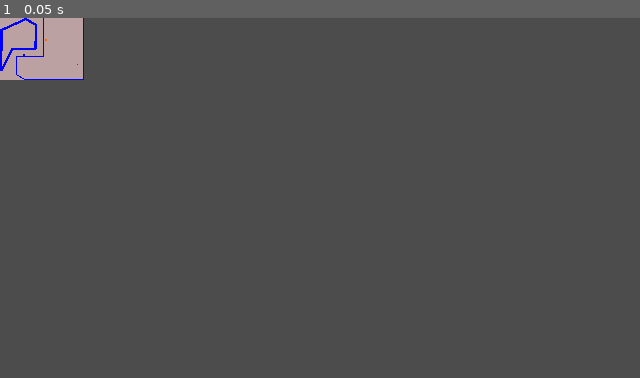
Above: before the commit, frame 1.
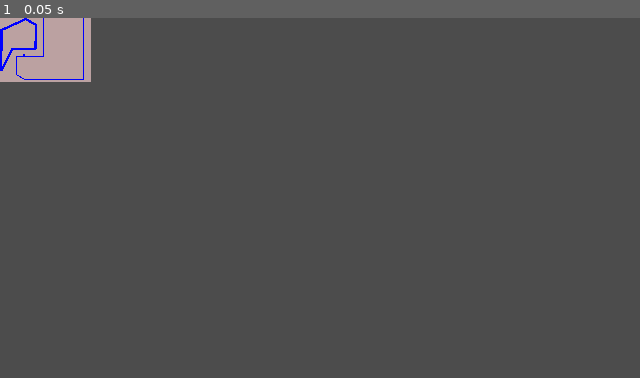
Above: after the commit, the same moment.

Repository: pixelriot/SVG2Godot
Game: Godot game, scene res://Main.tscn
Two runs of this game, one before a commit and one after it. Both use one fixed random seed, a clock stepped at 60 frames per second and the inputs below.
Inputs:
- Up to frame 1 (0.05 s): no input

The runs differ from the first frame. In frame 1, 0.3% of the frame differs, in the area x 0-15%, y 0-18%.

Commit message:
added option to use Path2D node for C-paths.

Diff:
--- a/Main.tscn
+++ b/Main.tscn
@@ -24,73 +24,55 @@
 }
 
 [node name="rect2824-7-9" type="ColorRect" parent="g4651/CC3_Floor1-3"]
-margin_left = 134.865
-margin_top = -14.1226
-margin_right = 225.436
-margin_bottom = 115.274
+margin_left = 142.015
+margin_top = -11.5819
+margin_right = 232.586
+margin_bottom = 117.815
 color = Color( 1, 0.835294, 0.835294, 0.621495 )
 
 [node name="rect2828-2-7" type="ColorRect" parent="g4651/CC3_Floor1-3"]
-margin_left = 209.317
-margin_top = 50.3286
-margin_right = 210.669
-margin_bottom = 51.9445
+margin_left = 199.12
+margin_top = 24.3023
+margin_right = 208.12
+margin_bottom = 35.0608
 color = Color( 1, 1, 0, 1 )
-
-[node name="rect2832-8-1" type="ColorRect" parent="g4651/CC3_Floor1-3"]
-margin_left = 189.12
-margin_top = 76.8306
-margin_right = 190.535
-margin_bottom = 78.7354
-color = Color( 1, 0.4, 0, 1 )
-
-[node name="rect2834-7-8" type="ColorRect" parent="g4651/CC3_Floor1-3"]
-margin_left = 219.444
-margin_top = 100.438
-margin_right = 220.859
-margin_bottom = 101.853
-color = Color( 1, 0, 0, 1 )
 
 [node name="polygon4236-5_0" type="Line2D" parent="g4651/CC3_Floor1-3"]
 points = PoolVector2Array( 217.46, -14.1226, 225.436, 7.93219, 225.436, 115.274, 169.608, 115.274, 161.633, 110.554, 161.633, 93.6963, 167.922, 93.6963, 167.922, 90.8497 )
 width = 1.00914
 default_color = Color( 0, 0, 1, 1 )
-texture_mode = 235182592
 
 [node name="polygon4236-5_1" type="Line2D" parent="g4651/CC3_Floor1-3"]
 points = PoolVector2Array( 169.179, 90.8497, 169.179, 93.6963, 186.969, 93.6963, 186.822, 0.42126, 185.499, 0.42126 )
 width = 1.00914
 default_color = Color( 0, 0, 1, 1 )
-texture_mode = 1869375008
 
 [node name="polygon4236-5_2" type="Line2D" parent="g4651/CC3_Floor1-3"]
 points = PoolVector2Array( 185.499, -1.41232, 186.819, -1.41232, 186.799, -14.1227, 217.46, -14.1227 )
 width = 1.00914
 default_color = Color( 0, 0, 1, 1 )
-texture_mode = 1931489056
 
 [node name="rect6846-3" type="ColorRect" parent="g4651/CC3_Floor1-3"]
-margin_left = 209.317
-margin_top = 7.18921
-margin_right = 210.669
-margin_bottom = 8.80513
+margin_left = 201.357
+margin_top = 8.43906
+margin_right = 209.415
+margin_bottom = 18.0721
 color = Color( 1, 0, 0, 1 )
 
 [node name="rect2700-5" type="ColorRect" parent="g4651/CC3_Floor1-3"]
-margin_left = 187.633
-margin_top = 26.1849
-margin_right = 188.985
-margin_bottom = 27.8009
+margin_left = 189.758
+margin_top = 18.4302
+margin_right = 197.33
+margin_bottom = 27.4822
 color = Color( 0, 0.501961, 0, 1 )
 
 [node name="path4669_0_stroke" type="Line2D" parent="g4651/CC3_Floor1-3"]
 points = PoolVector2Array( 170.432, 57.5659, 147.315, 68.0875, 146.931, 106.933, 157.499, 86.0199, 179.543, 86.1276, 180.417, 63.3023, 170.432, 57.5659 )
 width = 2.20019
 default_color = Color( 0, 0, 1, 1 )
-texture_mode = 229064400
 
 [node name="path4671_0" type="Polygon2D" parent="g4651/CC3_Floor1-3"]
-position = Vector2( 206.295, 23.9883 )
+position = Vector2( 210.172, 24.0945 )
 rotation = 0.830595
 scale = Vector2( 0.154501, 0.156554 )
 color = Color( 1, 0.4, 0, 1 )
@@ -110,3 +92,8 @@
 [node name="path3009_1" type="Polygon2D" parent="g4651/CC3_Floor1-3"]
 color = Color( 0.870588, 0, 0, 1 )
 polygon = PoolVector2Array( 150.106, -6.36033, 152.55, -3.91615, 150.106, -1.47196, 147.662, -3.91615, 150.106, -6.36033 )
+
+[node name="path4553_0" type="Line2D" parent="g4651/CC3_Floor1-3"]
+points = PoolVector2Array( 145.489, 58.2728, 145.938, 47.1968, 153.855, 47.3311, 148.611, 37.1331 )
+width = 0.756857
+default_color = Color( 0, 1, 0, 1 )
--- a/SVGParser.gd
+++ b/SVGParser.gd
@@ -4,6 +4,7 @@
 SVG PARSER
 """
 var file_path = "res://files/map01.svg"
+var use_path2d = false #true to deploy Path2D for vector paths
 
 var xml_data = XMLParser.new()
 var root_node : Node
@@ -134,6 +135,7 @@
 	for string_array in string_arrays:
 		var cursor = Vector2.ZERO
 		var points : PoolVector2Array
+		var curve = Curve2D.new()
 		string_array_count += 1
 
 		for i in string_array.size()-1:
@@ -147,6 +149,9 @@
 					while string_array[i+1].is_valid_float():
 						cursor = Vector2(float(string_array[i+1]), float(string_array[i+2]))
 						points.append(cursor)
+
+						curve.add_point(Vector2(float(string_array[i+1]), float(string_array[i+2])))
+
 						i += 2
 				"v":
 					while string_array[i+1].is_valid_float():
@@ -186,8 +191,13 @@
 						i += 6
 				"C":
 					while (string_array.size() > i + 6 and string_array[i+1].is_valid_float()):
+						var controll_point_in = Vector2(float(string_array[i+5]), float(string_array[i+6])) - cursor
 						cursor = Vector2(float(string_array[i+5]), float(string_array[i+6]))
 						points.append(cursor)
+						curve.add_point(	cursor,
+											-cursor + Vector2(float(string_array[i+3]), float(string_array[i+4])),
+											cursor - Vector2(float(string_array[i+3]), float(string_array[i+4]))
+										)
 						i += 6
 				"s":
 					while string_array[i+1].is_valid_float():
@@ -200,7 +210,14 @@
 						points.append(cursor)
 						i += 4
 
-		if string_array[string_array.size()-1].to_upper() == "Z": #closed polygon
+		if use_path2d and curve.get_point_count() > 1:
+			create_path2d(	element.get_named_attribute_value("id") + "_" + str(string_array_count),
+							current_node,
+							curve,
+							get_svg_transform(element),
+							get_svg_style(element))
+
+		elif string_array[string_array.size()-1].to_upper() == "Z": #closed polygon
 			create_polygon2d(	element.get_named_attribute_value("id") + "_" + str(string_array_count),
 								current_node,
 								points,
@@ -212,6 +229,25 @@
 							points,
 							get_svg_transform(element),
 							get_svg_style(element))
+
+
+func create_path2d(	name:String,
+					parent:Node,
+					curve:Curve2D,
+					transform:Transform2D,
+					style:Dictionary) -> void:
+	var new_path = Path2D.new()
+	new_path.name = name
+	new_path.transform = transform
+	parent.add_child(new_path)
+	new_path.set_owner(root_node)
+	new_path.curve = curve
+
+	#style
+	if style.has("stroke"):
+		new_path.modulate = Color(style["stroke"])
+#	if style.has("stroke-width"):
+#		new_path.width = float(style["stroke-width"])
 
 
 func create_line2d(	name:String,
--- a/files/map01.svg
+++ b/files/map01.svg
@@ -26,14 +26,14 @@
      inkscape:pageopacity="0"
      inkscape:pageshadow="2"
      inkscape:window-width="1920"
-     inkscape:window-height="1017"
+     inkscape:window-height="1057"
      id="namedview729"
      showgrid="false"
-     inkscape:zoom="1.1875"
-     inkscape:cx="283.66221"
-     inkscape:cy="270.0089"
+     inkscape:zoom="2.375"
+     inkscape:cx="177.81927"
+     inkscape:cy="104.17685"
      inkscape:window-x="-8"
-     inkscape:window-y="-8"
+     inkscape:window-y="1072"
      inkscape:window-maximized="1"
      inkscape:current-layer="CC3_Floor1-3"
      fit-margin-top="0"
@@ -212,58 +212,38 @@
        id="CC3_Floor1-3"
        transform="matrix(1.0487877,0,0,1.0487026,53.918837,-62.016442)">
       <rect
-         height="48.212406"
+         height="129.3965"
          id="rect2824-7-9"
-         style="opacity:1;fill:#ffd5d5;fill-opacity:0.62149533;stroke:#808080;stroke-width:0.18772383;stroke-miterlimit:4;stroke-dasharray:none"
-         width="33.64698"
-         x="105.31259"
-         y="222.84883"
-         transform="matrix(2.691798,0,0,2.683884,-148.61542,-612.22299)" />
-      <rect
-         transform="matrix(2.691798,0,0,2.683884,-148.61542,-612.22299)"
-         height="0.6020807"
+         style="opacity:1;fill:#ffd5d5;fill-opacity:0.62149533;stroke:#808080;stroke-width:0.50457126;stroke-miterlimit:4;stroke-dasharray:none"
+         width="90.570877"
+         x="142.01485"
+         y="-11.581852" />
+      <rect
+         height="10.758487"
          id="rect2828-2-7"
-         style="fill:#ffff00;stroke:none;stroke-width:0.18772383;stroke-miterlimit:4;stroke-dasharray:none"
-         width="0.50217074"
-         x="132.97156"
-         y="246.86298" />
-      <rect
-         transform="matrix(2.691798,0,0,2.683884,-148.61542,-612.22299)"
-         height="0.70972985"
-         id="rect2832-8-1"
-         style="fill:#ff6600;stroke:none;stroke-width:0.18772383;stroke-miterlimit:4;stroke-dasharray:none"
-         width="0.52579427"
-         x="125.46829"
-         y="256.73749" />
-      <rect
-         transform="matrix(2.691798,0,0,2.683884,-148.61542,-612.22299)"
-         height="0.52726674"
-         id="rect2834-7-8"
-         style="fill:#ff0000;stroke:#ff0000;stroke-width:0.18772383;stroke-miterlimit:4;stroke-dasharray:none"
-         width="0.52579427"
-         x="136.73373"
-         y="265.53348" />
+         style="fill:#ffff00;stroke:none;stroke-width:3.35934997;stroke-miterlimit:4;stroke-dasharray:none"
+         width="8.99967"
+         x="199.11992"
+         y="24.30229" />
       <path
          id="polygon4236-5"
          d="M 217.46023,-14.1226 C 217.46023,-14.1226 225.43563,7.9321899 225.43563,7.9321899 C 225.43563,7.9321899 225 …(837 unchanged characters)…
          style="fill:none;fill-opacity:0;stroke:#0000ff;stroke-width:1.00914252;stroke-miterlimit:4;stroke-dasharray:none"
          inkscape:connector-curvature="0" />
       <rect
-         transform="matrix(2.691798,0,0,2.683884,-148.61542,-612.22299)"
-         y="230.78949"
-         x="132.97156"
-         width="0.50217074"
-         style="fill:#ff0000;stroke:#ff0000;stroke-width:0.18772383;stroke-miterlimit:4;stroke-dasharray:none"
+         y="8.4390602"
+         x="201.35719"
+         width="8.0581856"
+         style="fill:#ff0000;stroke:#ff0000;stroke-width:3.00791717;stroke-miterlimit:4;stroke-dasharray:none"
          id="rect6846-3"
-         height="0.6020807" />
-      <rect
-         transform="matrix(2.691798,0,0,2.683884,-148.61542,-612.22299)"
-         y="237.86719"
-         x="124.916"
-         width="0.50217074"
-         style="fill:#008000;stroke:none;stroke-width:0.18772383;stroke-miterlimit:4;stroke-dasharray:none"
+         height="9.6330061" />
+      <rect
+         y="18.43017"
+         x="189.75764"
+         width="7.5721664"
+         style="fill:#008000;stroke:none;stroke-width:2.82649875;stroke-miterlimit:4;stroke-dasharray:none"
          id="rect2700-5"
-         height="0.6020807" />
+         height="9.0520039" />
       <path
          id="path4669"
          d="M 170.43196,57.565925 L 147.31507,68.087456 L 146.93124,106.93286 L 157.49918,86.019914 L 179.54307,86.127604 L 180.41675,63.302336 Z"
@@ -285,7 +265,7 @@
          inkscape:rounded="0"
          inkscape:randomized="0"
          d="M -37.052629,348.21054 L -210.73359,307.0116 L -88.213781,177.19894 Z"
-         transform="matrix(0.10420139,0.11407335,-0.11558054,0.1055953,206.29461,23.988303)"
+         transform="matrix(0.10420139,0.11407335,-0.11558054,0.1055953,210.17168,24.094533)"
          inkscape:transform-center-x="-0.19202362"
          inkscape:transform-center-y="4.1293607" />
       <rect
@@ -301,6 +281,12 @@
          id="path3009"
          inkscape:connector-curvature="0"
          sodipodi:nodetypes="sccccccccccccccccccccccccccccccccccccccccccccccccccccccccccccccccccccssccssssssss" />
+      <path
+         style="fill:none;fill-rule:evenodd;stroke:#00ff00;stroke-width:0.75685692;stroke-linecap:butt;stroke-linejoin:miter;stroke-opacity:1"
+         d="M 145.48858,58.272794 C 144.88722,55.976502 144.22097,48.535338 145.93751,47.19682 C 147.65404,45.858303 151.27134,51.888644 153.85476,47.331121 C 156.43817,42.773597 148.61144,37.133056 148.61144,37.133056"
+         id="path4553"
+         inkscape:connector-curvature="0"
+         sodipodi:nodetypes="czzc" />
     </g>
   </g>
 </svg>
